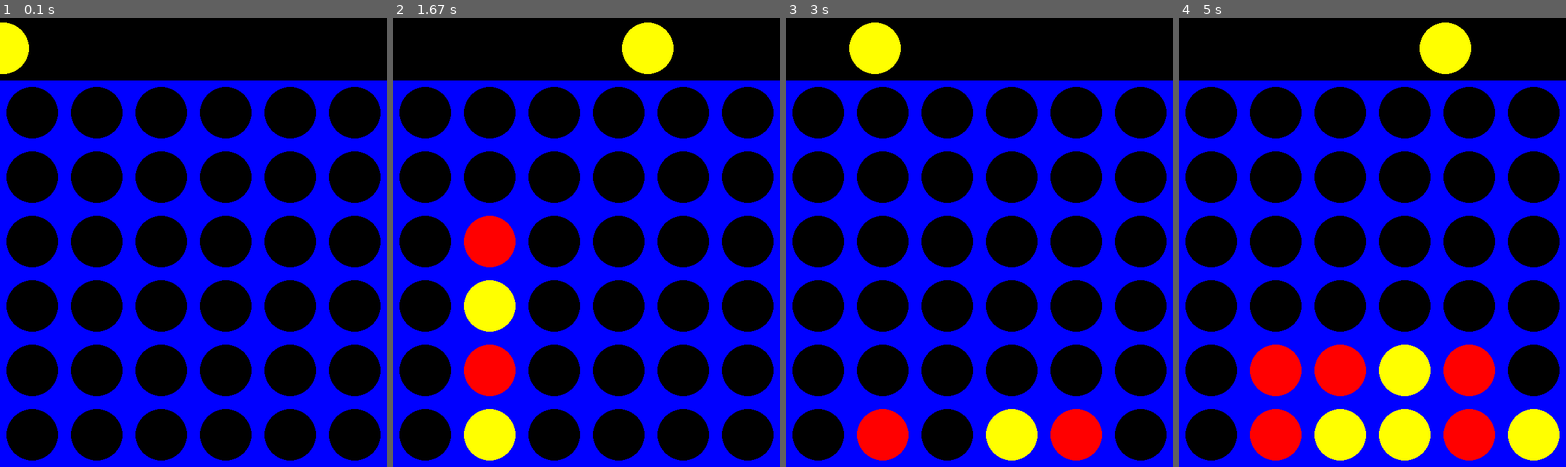
Above: before the commit, frames 1-4 (left to right).
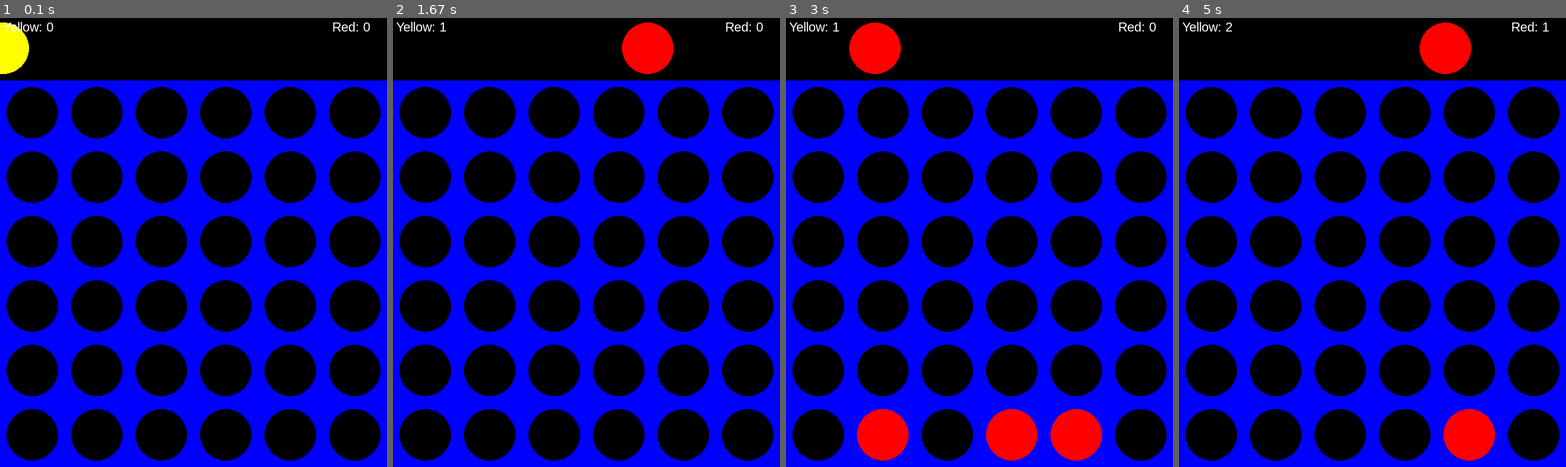
Above: after the commit, the same moments.

Repository: D-Water-Law/Connect4
Game: pygame game, started from connect4Pygame.py
The game is run twice, just before and just after one commit, with the same random seed, the same clock (stepped at 60 frames per second) and the same inputs.
Inputs (mouse positions are in pixels of both pictures, inside the frame that each line leads up to):
- Up to frame 1 (0.1 s): no input
- Up to frame 2 (1.67 s): press the mouse at (493, 246) at 0.37 s; move the mouse to (559, 291) at 0.47 s; release the mouse at (625, 341) at 0.6 s; press the mouse at (493, 246) at 0.7 s; move the mouse to (474, 188) at 0.8 s; release the mouse at (454, 134) at 0.93 s; press the mouse at (493, 246) at 1.03 s; move the mouse to (478, 202) at 1.13 s; release the mouse at (462, 157) at 1.27 s; press the mouse at (493, 246) at 1.37 s; move the mouse to (571, 229) at 1.47 s; release the mouse at (648, 215) at 1.6 s
- Up to frame 3 (3 s): tap Space at 1.73, 2.03 s; click (1103, 116) at 1.75 s; click (1056, 215) at 2.22 s; click (1006, 413) at 2.55 s; click (875, 220) at 2.88 s
- Up to frame 4 (5 s): click (1333, 282) at 3.22 s; click (1337, 282) at 3.55 s; click (1387, 305) at 3.88 s; click (1298, 323) at 4.22 s; click (1511, 112) at 4.55 s; click (1446, 94) at 4.88 s

The runs differ from the first frame. In frame 1, 0.2% of the frame differs, in the area x 0-96%, y 0-4%; in frame 2, 6.1%; in frame 3, 2.6%; in frame 4, 11%, in the area x 0-99%, y 0-99%.

Commit message:
Users can now see scores

Diff:
--- a/connect4.py
+++ b/connect4.py
@@ -8,9 +8,13 @@
             [".", ".", ".", ".", ".", "."],
             [".", ".", ".", ".", ".", "."]
         ]
+        self.score = [0,0]
 
     def getBoard(self):
         return self.board
+
+    def getScore(self):
+        return self.score
 
     def showBoard(self):
         print("  0 1 2 3 4 5")
--- a/connect4Pygame.py
+++ b/connect4Pygame.py
@@ -4,8 +4,7 @@
 # Esc = Close window
 
 
-import pygame
-import math
+import pygame, math, time
 from connect4 import Board
 
 
@@ -40,6 +39,14 @@
 
     pygame.draw.circle(surface,colour,(x,50),40)
 
+def showScore(surface,score):
+    font = pygame.font.SysFont("Arial, Times New Roman",20)
+    text1 = font.render("Yellow: "+str(score[0]), True, WHITE)
+    text2 = font.render("Red: "+str(score[1]),True, WHITE)
+    surface.blit(text1, (5,5))
+    surface.blit(text2, (515,5))
+
+
 def switchP(p):
     if p == 1:
         p += 1
@@ -66,10 +73,11 @@
 
 myBoard = Board()
 player = 1
+scores = myBoard.getScore()
 
 while run: # main game loop
     mousex, mousey = pygame.mouse.get_pos()
-    drawTopC(DISPLAYSURF,mousex,player)
+
 
 #### Event Handler #######
     for event in pygame.event.get():
@@ -84,10 +92,12 @@
 
                 if myBoard.checkTopCol(math.trunc(mousex/100)):
                     last_dc = myBoard.dropD(player, math.trunc(mousex/100))
-                    player = switchP(player)
+
 
                     if myBoard.checkall(last_dc) == 1:
+                        scores[player-1] += 1
                         myBoard.resetBoard()
+                        player = switchP(player)
 
         if event.type == pygame.KEYDOWN:
             if event.key == pygame.K_SPACE:
@@ -99,21 +109,15 @@
 
 
 
+    DISPLAYSURF.fill(BLACK)
 
 
+    drawTopC(DISPLAYSURF,mousex,player)
     genBoard(DISPLAYSURF,myBoard.getBoard())
-
-
-
-
-
-
-
-
-
+    showScore(DISPLAYSURF,scores)
 
     pygame.display.update()
-    DISPLAYSURF.fill(BLACK)
+
 
 pygame.quit()
 
